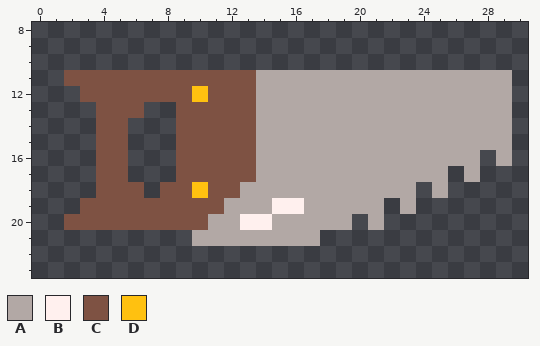
Two states of a pixel-art sprite, packages/nouns-img-permutator/assets/layer-3/head-saw.png. Above, as it was before the edit.
The file is 32x32 pixels. Shown: x 0..30, y 8..23.
Palette (. is transparent): A #b2a8a5  B #fff0ee  C #7e5243  D #ffc110
Pixels before, first column x 2:
11 CCCCCCCCCCCCAAAAAAAAAAAAAAAA
12 .CCCCCCCDCCCAAAAAAAAAAAAAAAA
13 ..CCC..CCCCCAAAAAAAAAAAAAAAA
14 ..CC...CCCCCAAAAAAAAAAAAAAAA
15 ..CC...CCCCCAAAAAAAAAAAAAAAA
16 ..CC...CCCCCAAAAAAAAAAAAAA.A
17 ..CC...CCCCCAAAAAAAAAAAA.A..
18 ..CCC.CCDCCAAAAAAAAAAA.A....
19 .CCCCCCCCCAAABBAAAAA.A......
20 CCCCCCCCCAABBAAAAA.A........
21 ........AAAAAAAA............
After the commit:
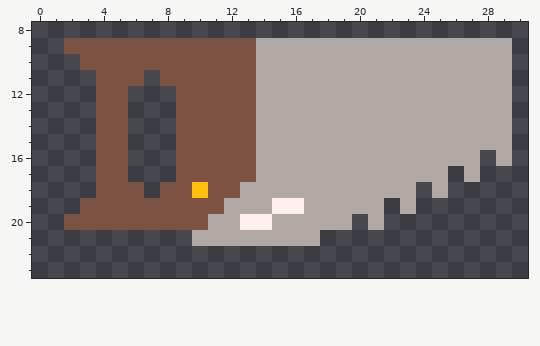
Difference:
Colour A is added in rows 9 to 10 at x 14 to 29.
Colour C is added in row 9 at x 2 to 13; in row 10 at x 3 to 13.
Colour C replaces colour D in row 12 at x 10.
Colour C is gone in row 11 at x 2 to 3 and 7; in row 12 at x 3 and 6 to 8; in row 13 at x 6.
Pixel boxes of the changes (left, top, right, bottom) in both pictures:
changed: (64, 38, 512, 118)
